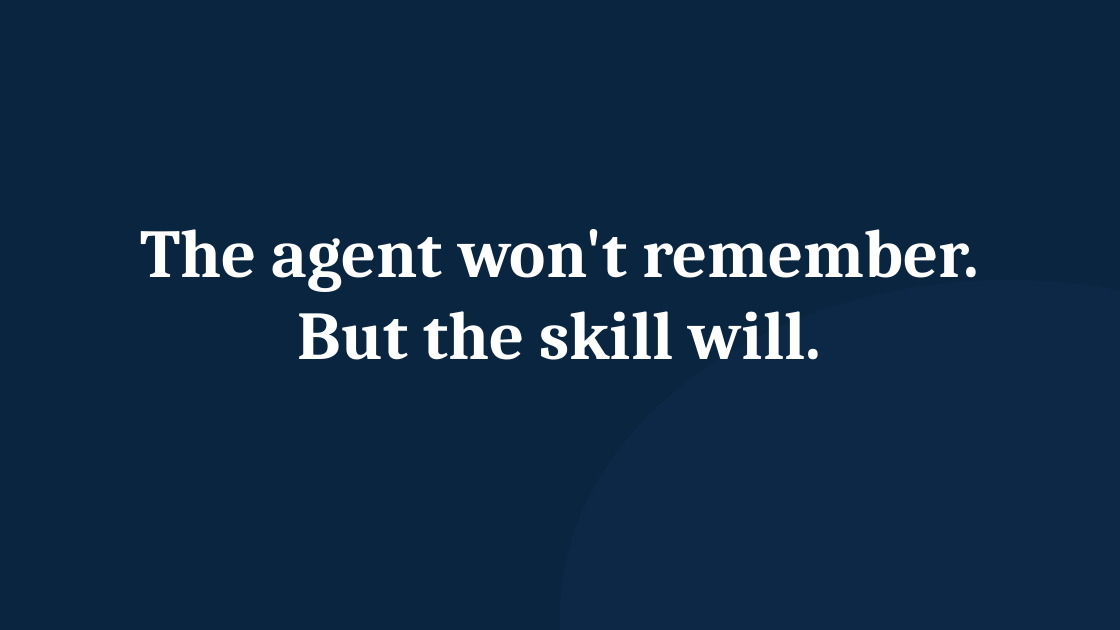
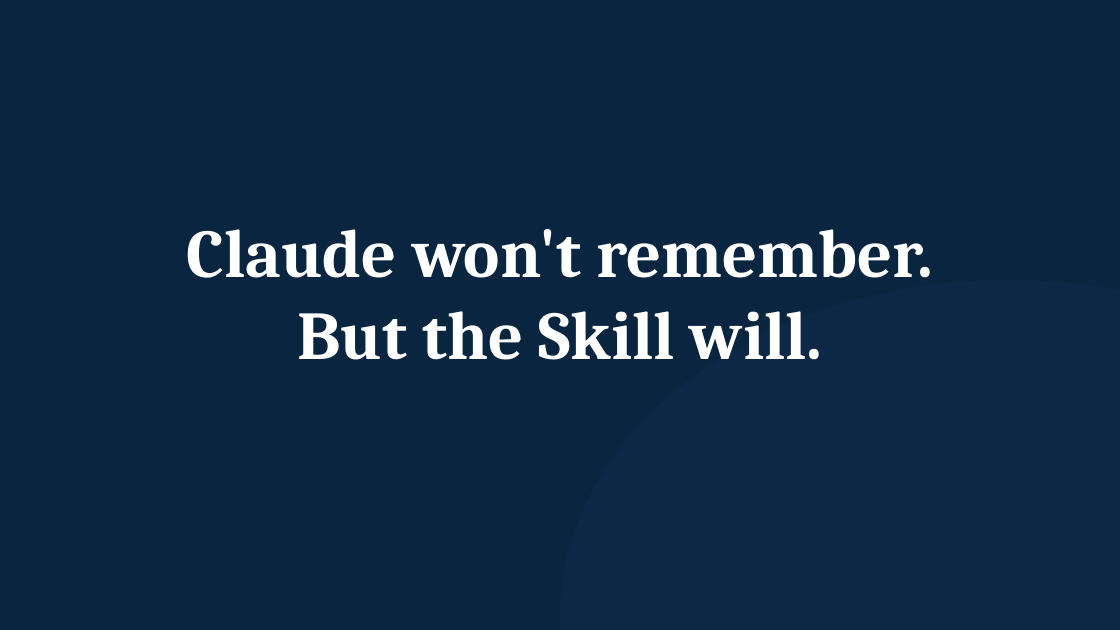
Before and after one commit to michaelengland/ai-best-practices, a slide deck: slide 23 of decks/workshop-2-orchestrator/workshop-2-orchestrator.pptx (slide 21 before the commit). Drawn at 1120x630 pixels with LibreOffice and Linux fonts; fonts in the diff are those of the drawing. Boxes give left, top, right and bottom in pixels: in the first picture for what was removed or moved away, otherwise in the second. Text is boxed around its words. In the diff, an @@ line names an element or a change of style, - is before the commit and + after.

```diff
--- a/decks/workshop-2-orchestrator/workshop-2-orchestrator.pptx
+++ b/decks/workshop-2-orchestrator/workshop-2-orchestrator.pptx
@@ text at (186, 229, 933, 360): text changed @@
-The agent won't remember.
-But the skill will.
+Claude won't remember.
+But the Skill will.
```
Also in this commit, not shown: 8 other slides changed, 4 slides added, 2 slides removed, 10 other files.
